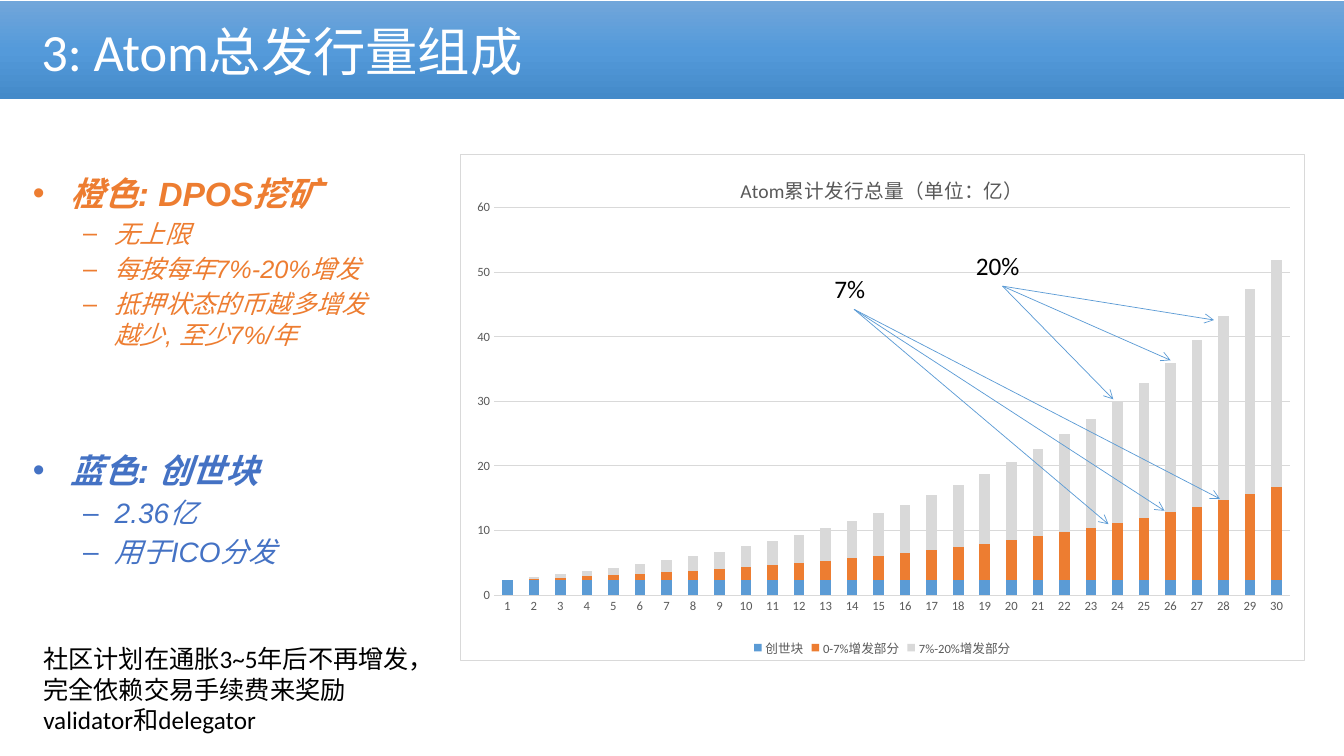
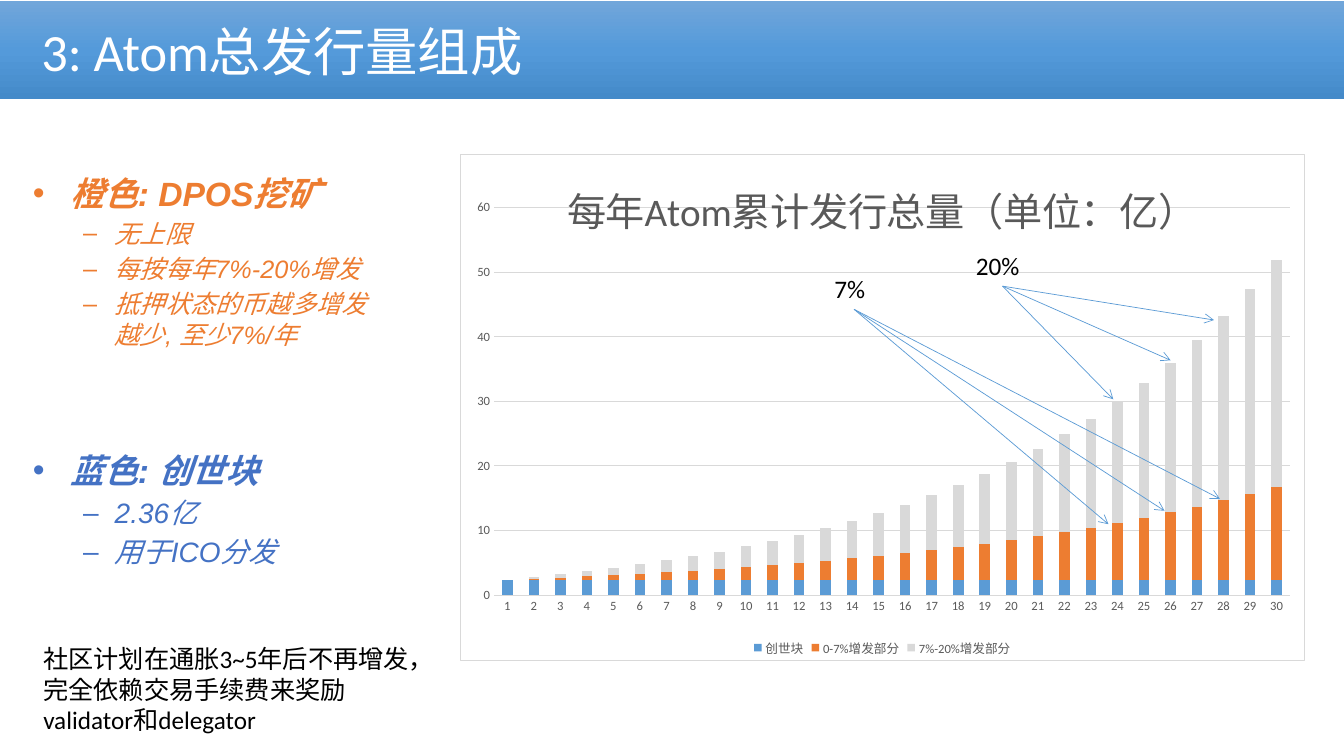
Before and after one commit to cmdpos/gaia, a slide deck: slide 5 of ppt/coins.pptx. Drawn at 1344x756 pixels with LibreOffice and Linux fonts; fonts in the diff are those of the drawing; background and template pictures are left out. Boxes give left, top, right and bottom in pixels: in the first picture for what was removed or moved away, otherwise in the second. Text is boxed around its words. In the diff, an @@ line names an element or a change of style, - is before the commit and + after.

```diff
--- a/ppt/coins.pptx
+++ b/ppt/coins.pptx
@@ column stacked chart at [460, 154, 1305, 661] @@
@@ title "Atom累计发行总量（单位：亿）" to "每年Atom累计发行总量（单位：亿）" @@
```
Also in this commit, not shown: 5 other slides changed, 1 other file.
